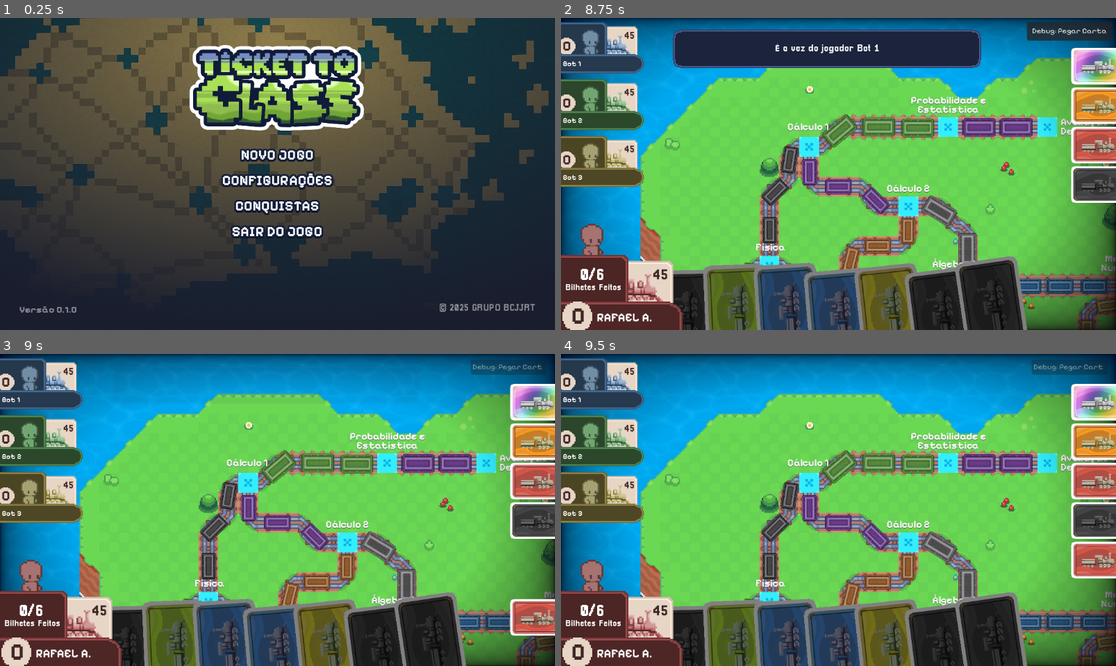
Above: before the commit, frames 1-4 (two rows, left to right).
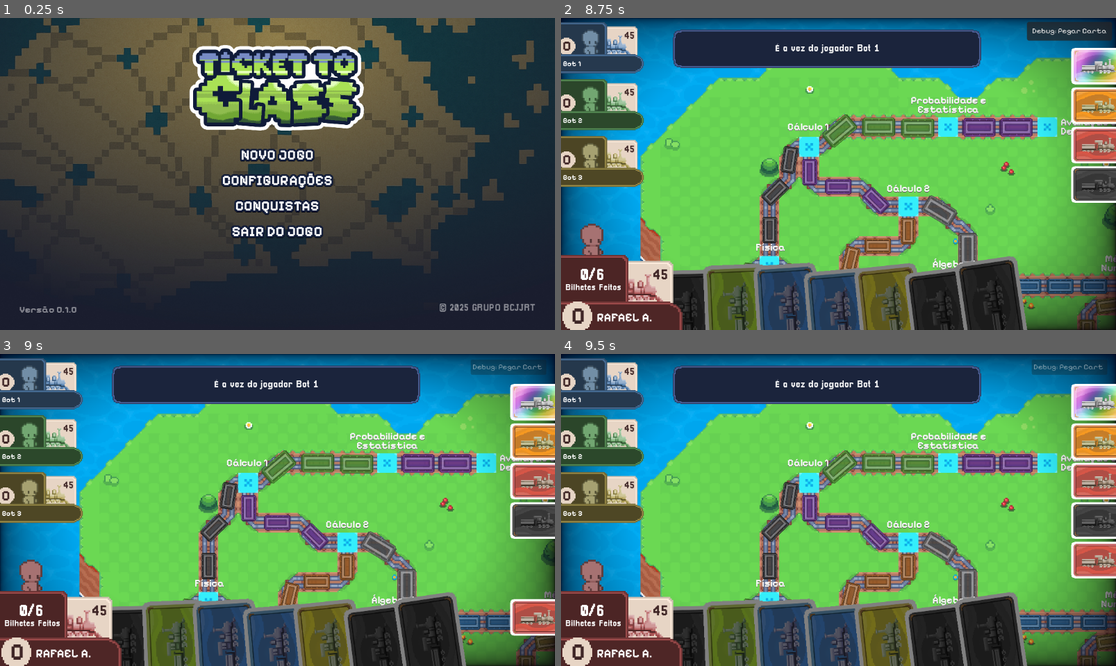
Above: after the commit, the same moments.

Repository: rafaamparo/ticket-to-ride-es2
Game: Godot game, scene res://scenes/main_menu.tscn
Same seed, same stepped clock (60 frames per second), same inputs: the game is played once before the commit and once after it.
Inputs (mouse positions are in pixels of both pictures, inside the frame that each line leads up to):
- Up to frame 1 (0.25 s): no input
- Up to frame 2 (8.75 s): tap Enter at 0.5, 2.75, 4.25 s; drag from (838, 155) to (894, 105) at 0.52 s; tap Space at 1.25, 3.5, 5 s; drag from (710, 317) to (866, 317) at 1.27 s; move the mouse to (760, 311) at 2.02 s; click (760, 311) at 2.17 s; drag from (810, 311) to (977, 127) at 2.77 s; drag from (866, 317) to (1016, 127) at 3.52 s; drag from (916, 311) to (977, 127) at 4.27 s; move the mouse to (966, 305) at 5.02 s; click (966, 305) at 5.17 s; drag from (1099, 64) to (866, 317) at 5.77 s; drag from (1099, 105) to (916, 311) at 6.52 s; drag from (1099, 145) to (916, 311) at 7.27 s; move the mouse to (1099, 183) at 8.02 s; click (1099, 183) at 8.17 s
- Up to frame 3 (9 s): click "Debug: Pegar Carta" at 8.75 s
- Up to frame 4 (9.5 s): no input

Frames 1-2 are identical in both runs. In frame 3, 6.8% of the frame differs, in the area x 20-76%, y 3-17%; in frame 4, 6.8%.

Commit message:
feat: enhance bot route capturing logic and improve player turn dialog timing

Diff:
--- a/game_assets/classes/jogador.gd
+++ b/game_assets/classes/jogador.gd
@@ -66,6 +66,8 @@
 		return not trilha.capturado
 	)
 
+	trilhas_nao_capturadas.shuffle() # Embaralha as trilhas não capturadas para capturar aleatoriamente
+
 	for trilha in trilhas_nao_capturadas:
 		# percorre todas as trilhas não capturadas, para cada trilha, verifica se o jogador tem cartas da mesma cor ou coringas suficientes
 		print("Tentando capturar a trilha: ", trilha.name, " com cor: ", trilha.cor_trilha)
--- a/scenes/gerenciador_de_trilhas.gd
+++ b/scenes/gerenciador_de_trilhas.gd
@@ -75,20 +75,31 @@
 		await camera.tween_to(target_position, 1.0)
 
 		var cena_carta = preload("res://game_assets/game_scene/object_scenes/game_card_scene.tscn")
-		var carta_instance = cena_carta.instantiate()
-		carta_instance.card_index = 7
-		carta_instance.position =  Vector2(middle_vagao.global_position[0] - 450, 200) # Adjust position above the middle vagao
-		carta_instance.scale = Vector2(0.9, 0.9) # Adjust scale for visibility
-		carta_instance.z_index = 1000 # Ensure it appears above
+		var cartas_para_animar = []
+
+		for carta in cartas_de_captura:
+			if is_instance_valid(carta):
+				var carta_instance = cena_carta.instantiate()
+				carta_instance.card_index = carta.card_index
+				var random_x_offset = randi() % 100 - 50 # Random offset for x position
+				var random_y_offset = randi() % 50 - 25 # Random offset for y position
+				carta_instance.position =  Vector2(middle_vagao.global_position[0] - 450 + random_x_offset, 200 + random_y_offset) # Adjust position above the middle vagao
+				carta_instance.scale = Vector2(0.9, 0.9) # Adjust scale for visibility
+				carta_instance.z_index = 1000 # Ensure it appears above
+
+				cartas_para_animar.append(carta_instance)
+				gerenciadorDeFluxoRef.add_child(carta_instance)
 
 		# Add the card instance to the scene tree
-		gerenciadorDeFluxoRef.add_child(carta_instance)
 
 		# animate the card going to the middle vagao, then, after the animation, reduce the card size to 0 and remove it
-		var tween = carta_instance.create_tween()
-		tween.set_ease(Tween.EASE_IN)
+		var tween = create_tween()
+		tween.set_ease(Tween.EASE_IN_OUT)
 		tween.set_parallel(true)
-		tween.tween_property(carta_instance, "position", middle_vagao.global_position + Vector2(0, -20), 0.5)
-		tween.tween_property(carta_instance, "scale", Vector2(0, 0), 0.75).finished.connect(func():
-			carta_instance.queue_free())
+		for carta_a_ser_animada in cartas_para_animar:
+			var random_vector_offset = Vector2(randi() % 15, randi() % 10) # Random offset for x and y position
+			tween.tween_property(carta_a_ser_animada, "position", middle_vagao.global_position + random_vector_offset, 1.8)
+			tween.tween_property(carta_a_ser_animada, "modulate", Color(1, 1, 1, 0.75), 4.5).set_ease(Tween.EASE_IN)
+			tween.tween_property(carta_a_ser_animada, "scale", Vector2(0, 0), 2.2).set_ease(Tween.EASE_IN).finished.connect(func():
+				carta_a_ser_animada.queue_free())
 		await tween.finished
--- a/scripts/gerenciador_de_fluxo_jogo.gd
+++ b/scripts/gerenciador_de_fluxo_jogo.gd
@@ -13,7 +13,7 @@
 	textDialog = $"../GUI/TextDialog"
 	# Criar o jogador principal
 	jogador_principal = Jogador.new()
-	jogador_principal.nome = "Jogador Principal"
+	jogador_principal.nome = "Rafael A."
 	jogador_principal.isBot = false
 	lista_jogadores.append(jogador_principal)
 
@@ -72,7 +72,7 @@
 		print("É a vez do bot: ", jogador_atual.nome)
 		await get_tree().create_timer(1.0).timeout
 		await textDialog.show_dialog_with_text("É a vez do jogador %s" % jogador_atual.nome)
-		await get_tree().create_timer(2.0).timeout  # Espera 1 segundo antes de continuar
+		await get_tree().create_timer(3.5).timeout  # Espera 3.5 segundos antes de continuar
 		await textDialog.hide_dialog()
 		await get_tree().create_timer(1.0).timeout
 		print("Bot está jogando...")
@@ -85,6 +85,7 @@
 			await textDialog.show_dialog_with_text("%s capturou uma rota!" % jogador_atual.nome)
 		else:
 			print("%s não conseguiu capturar uma rota." % jogador_atual.nome)
+			await textDialog.show_dialog_with_text("%s não conseguiu capturar uma rota." % jogador_atual.nome)
 
 		proximoTurno()
 	return;
